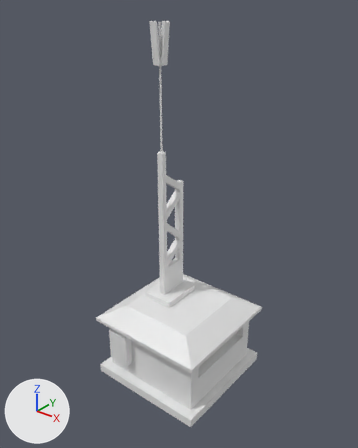
One commit to the FBX model Assets/ART/models/Building/element/RadiokHouse.FBX: the scene before it, then after it.
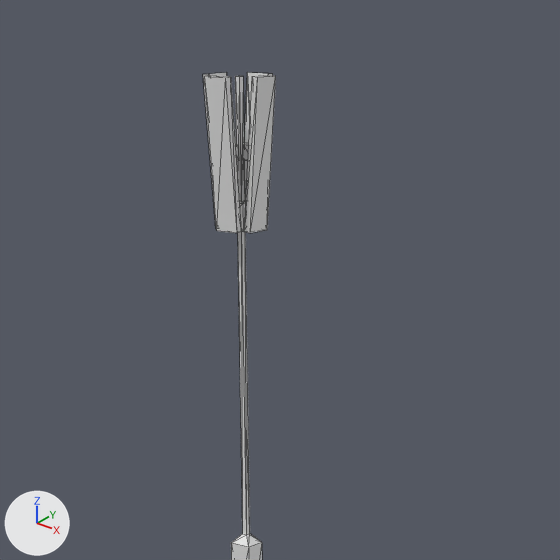
Old and new are each drawn whole from a 50 mm lens placed at (0.433, -0.545, 0.618), pointed at (-0.001, -0.003, 0.282) and again close up on the part from 26% to 70% of the width and 0% to 35% of the height. The lights are fixed; the arrows at lower left show +X, +Y and +Z. The close-ups show mesh edges as thin lines. Where no turn or scale is listed for an object, it has been applied to the vertices.

Objects in the first close-up: 'RadiokHouse'.
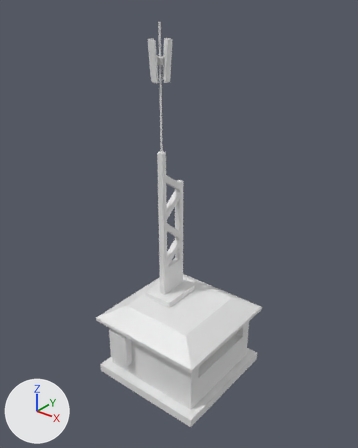
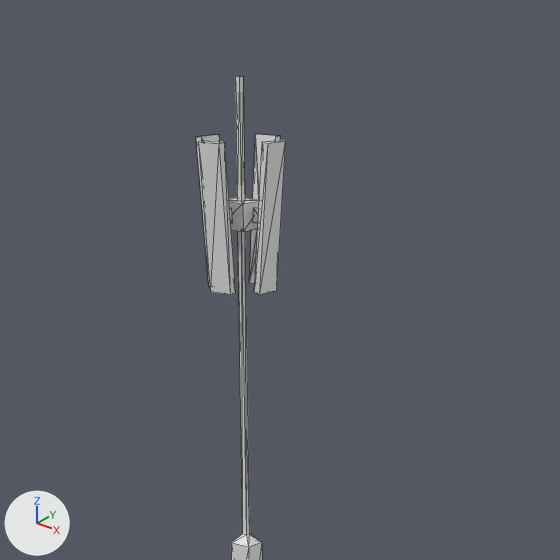
What differs and where, as boxes [x1, y1, x2, y2] in the close-ups (560 x 560 px; the box of a moved part takes in the faces that stretch with it):
'RadiokHouse', reshaped: before [203, 72, 276, 560]; after [196, 76, 286, 560]
part 1 of me_mesh, moved or reshaped: before [243, 75, 276, 233]; after [253, 140, 286, 294]
part 2 of me_mesh, moved or reshaped: before [203, 72, 227, 229]; after [196, 135, 220, 287]
part 3 of me_mesh, moved or reshaped: before [205, 75, 242, 233]; after [199, 140, 236, 295]
part 4 of me_mesh, moved or reshaped: before [244, 72, 273, 198]; after [249, 134, 281, 284]

Diff of the bpy script that builds the scene:
```diff
--- a/Assets/ART/models/Building/element/RadiokHouse.FBX.py
+++ b/Assets/ART/models/Building/element/RadiokHouse.FBX.py
@@ me_mesh @@
 me_mesh.from_pydata(...)  # 252 vertices, 490 faces; spans x -0.101..0.101, y -0.1..0.1, z 0.0..0.573
 # used by ob_radiokhouse; location = (0.0, 0.0, 0.0)
+# me_mesh part 1: the loose piece of 16 vertices spanning x -0.026..-0.015, y -0.014..-0.004, z 0.518..0.573 is moved by (0.004, 0.0, -0.022)
+# me_mesh part 2: the loose piece of 16 vertices spanning x -0.042..-0.031, y -0.014..-0.004, z 0.518..0.573 is moved by (-0.004, 0.0, -0.022)
+# me_mesh part 3: the loose piece of 16 vertices spanning x -0.034..-0.024, y -0.022..-0.011, z 0.518..0.573 is moved by (0.0, -0.004, -0.022)
+# me_mesh part 4: the loose piece of 16 vertices spanning x -0.034..-0.024, y -0.006..0.005, z 0.518..0.573 is moved by (0.0, 0.004, -0.022)
```
